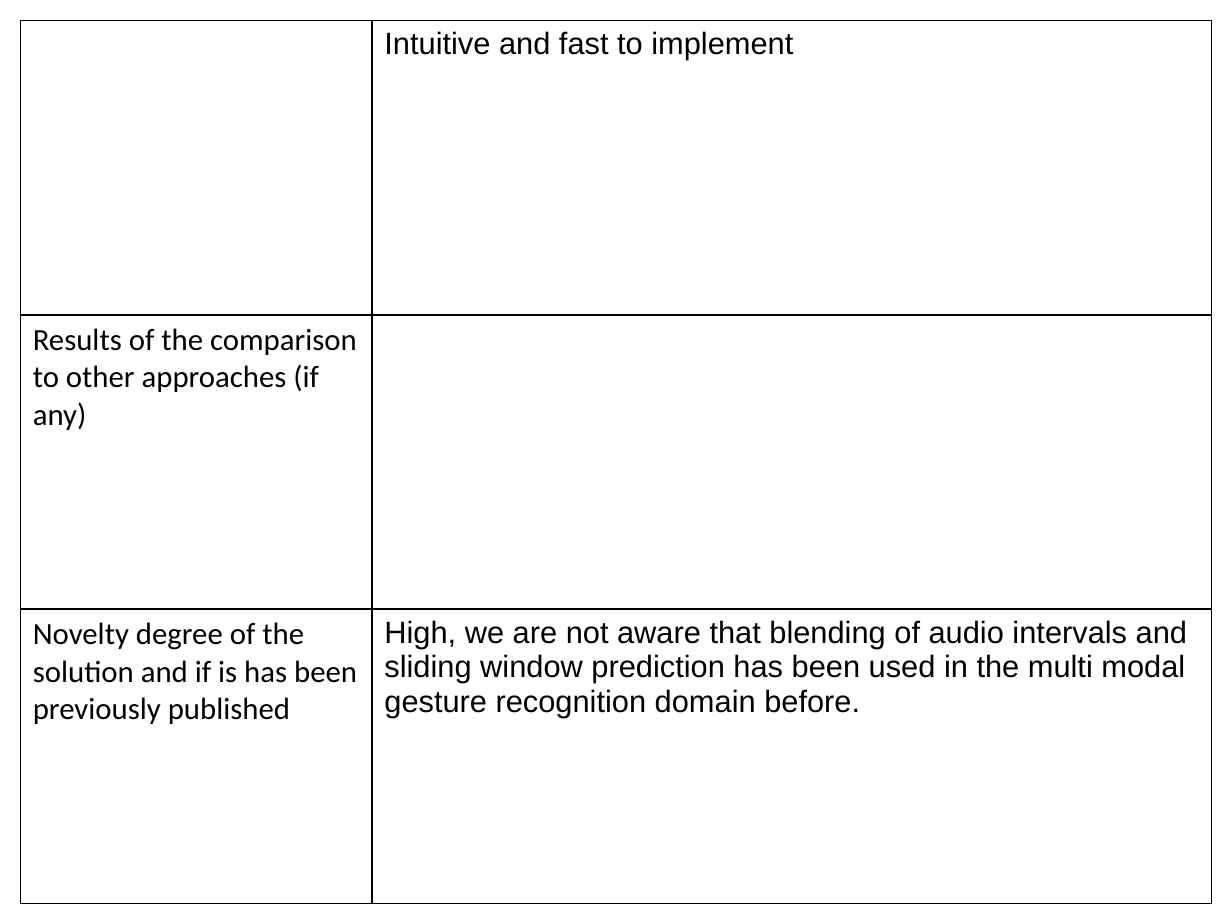
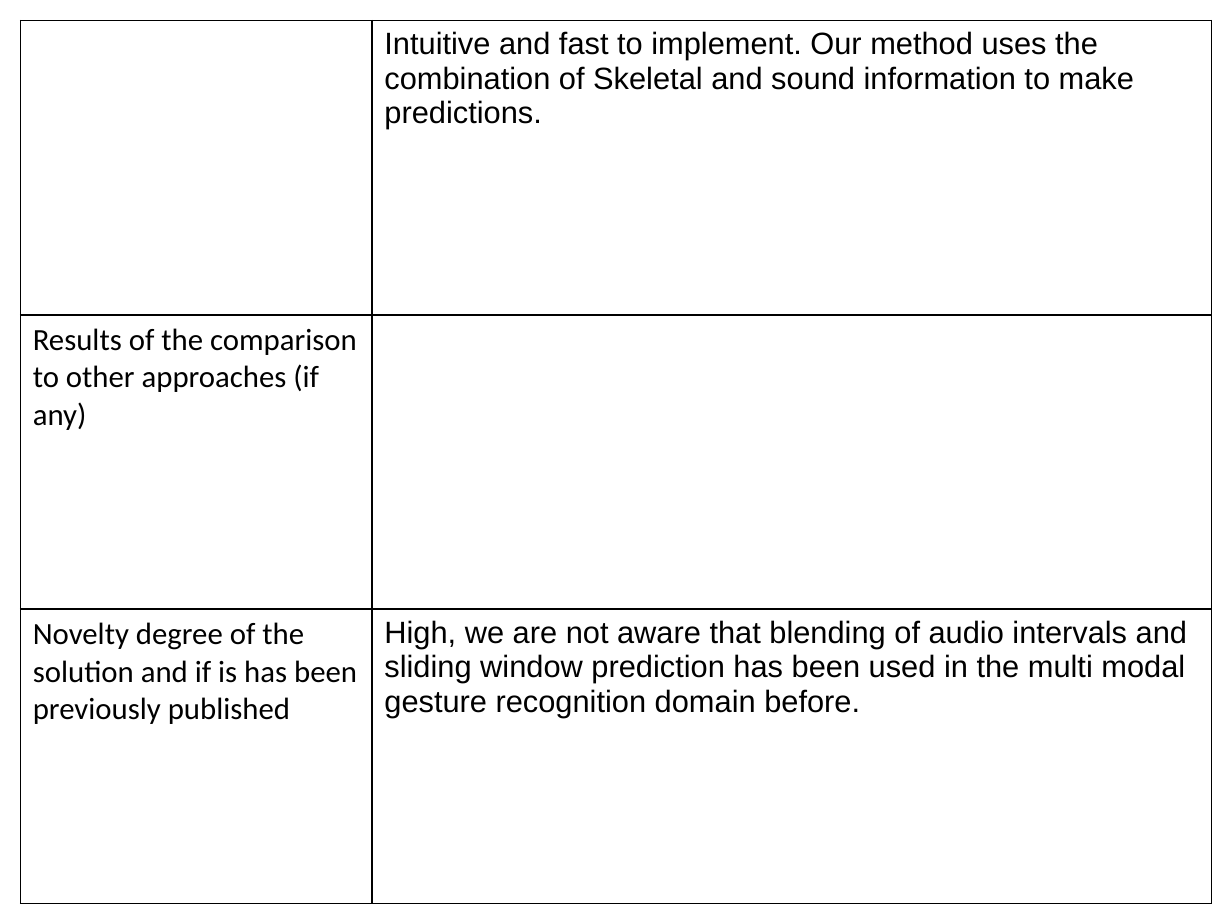
Before and after one commit to thierry-silbermann/MultiModalGestureRecognition, a slide deck: slide 6 of Fact sheet ChaLearn Multimodal Gesture Recognition.pptx. Drawn at 1232x924 pixels with LibreOffice and Linux fonts; fonts in the diff are those of the drawing. Boxes give left, top, right and bottom in pixels: in the first picture for what was removed or moved away, otherwise in the second. Text is boxed around its words. In the diff, an @@ line names an element or a change of style, - is before the commit and + after.

```diff
--- a/Fact sheet ChaLearn Multimodal Gesture Recognition.pptx
+++ b/Fact sheet ChaLearn Multimodal Gesture Recognition.pptx
@@ table at box(21, 21, 1211, 904) @@
-row 1, column 2: Intuitive and fast to implement
+row 1, column 2: Intuitive and fast to implement. Our method uses the combination of Skeletal and sound information to make predictions.
```
Also in this commit, not shown: 3 other slides changed.
